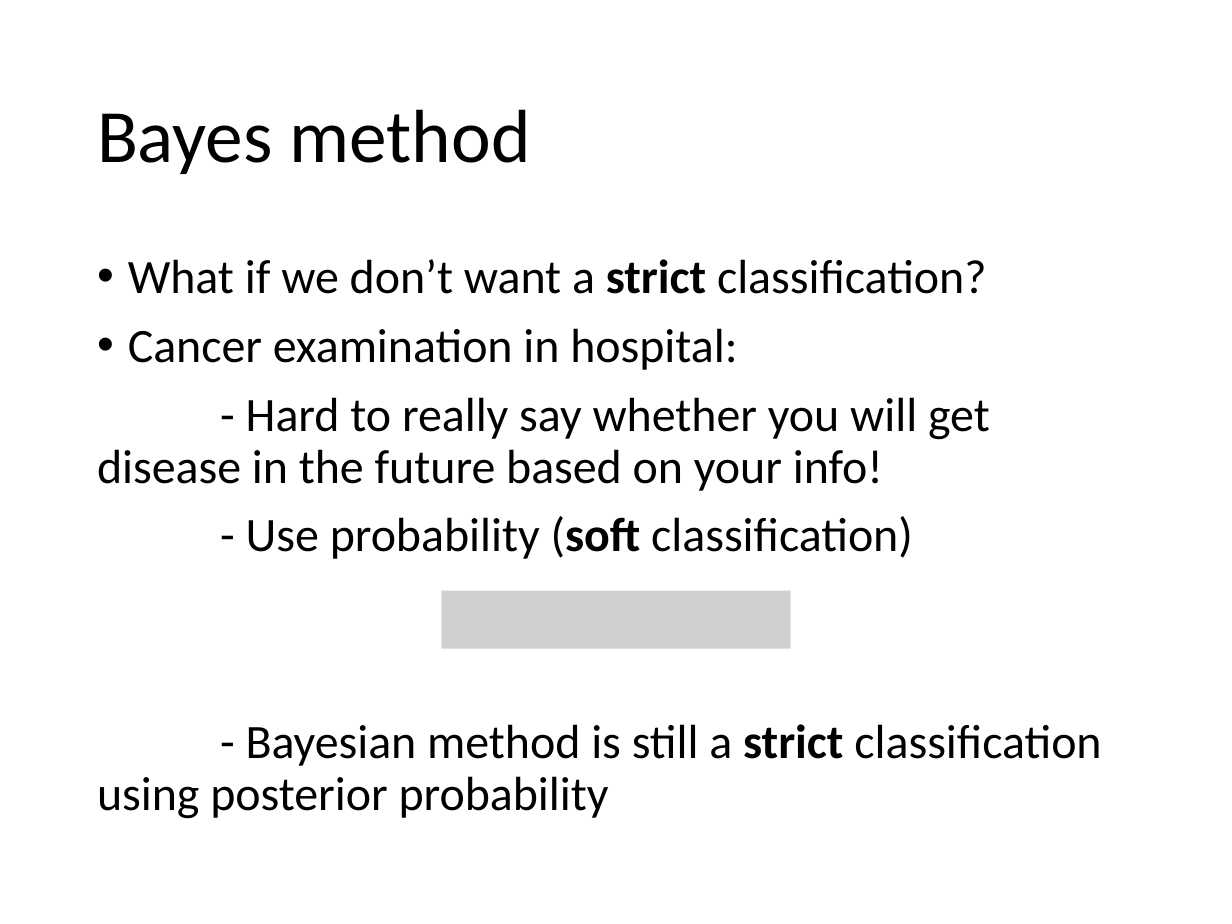
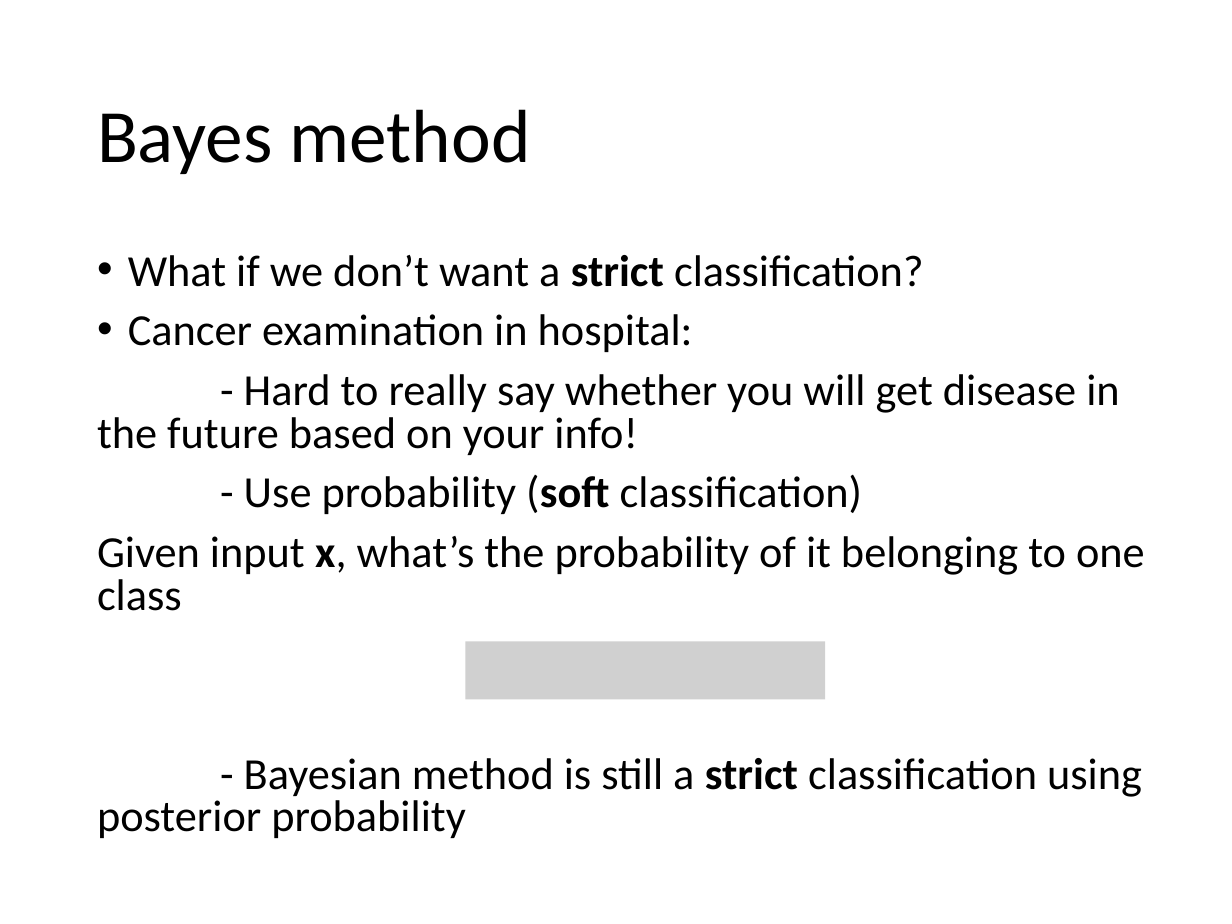
Before and after one commit to hansxiao7/Machine-learning-101, a slide deck: slide 16 of week3/Linear regression.pptx. Drawn at 1232x924 pixels with LibreOffice and Linux fonts; fonts in the diff are those of the drawing; grey boxes stand for pictures. Boxes give left, top, right and bottom in pixels: in the first picture for what was removed or moved away, otherwise in the second. Text is boxed around its words. In the diff, an @@ line names an element or a change of style, - is before the commit and + after.

```diff
--- a/week3/Linear regression.pptx
+++ b/week3/Linear regression.pptx
@@ text at <box>97,255,1142,838</box>: size 28 to 25.9 pt in "What if we don’t want a strict ...", "Cancer examination in hospital:", "- Hard to really say whether you ...", "- Use probability (soft classification)" and 1 more places; line spacing 0.9 to 0.8 @@
@@ text at <box>97,536,1145,611</box>: paragraph added @@
+Given input x, what’s the probability of it belonging to one class
@@ picture removed at <box>441,590,790,648</box> @@
@@ picture added at <box>466,642,825,700</box> @@
```
Also in this commit, not shown: 5 other slides changed, 2 slides added, 2 slides removed.
